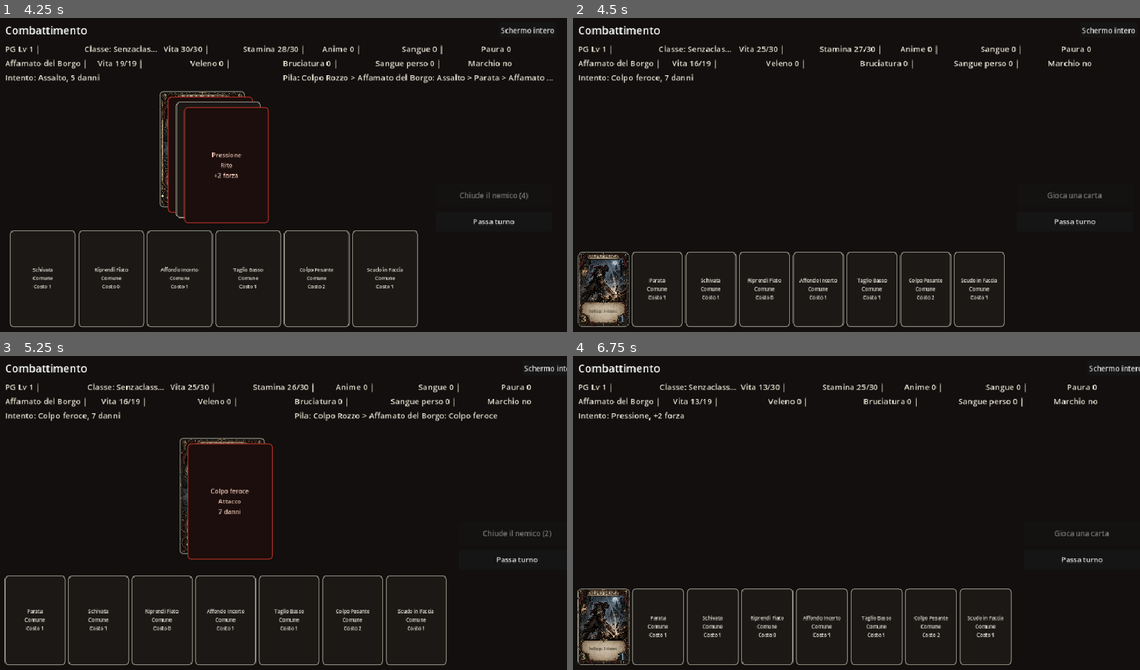
Above: before the commit, frames 1-4 (two rows, left to right).
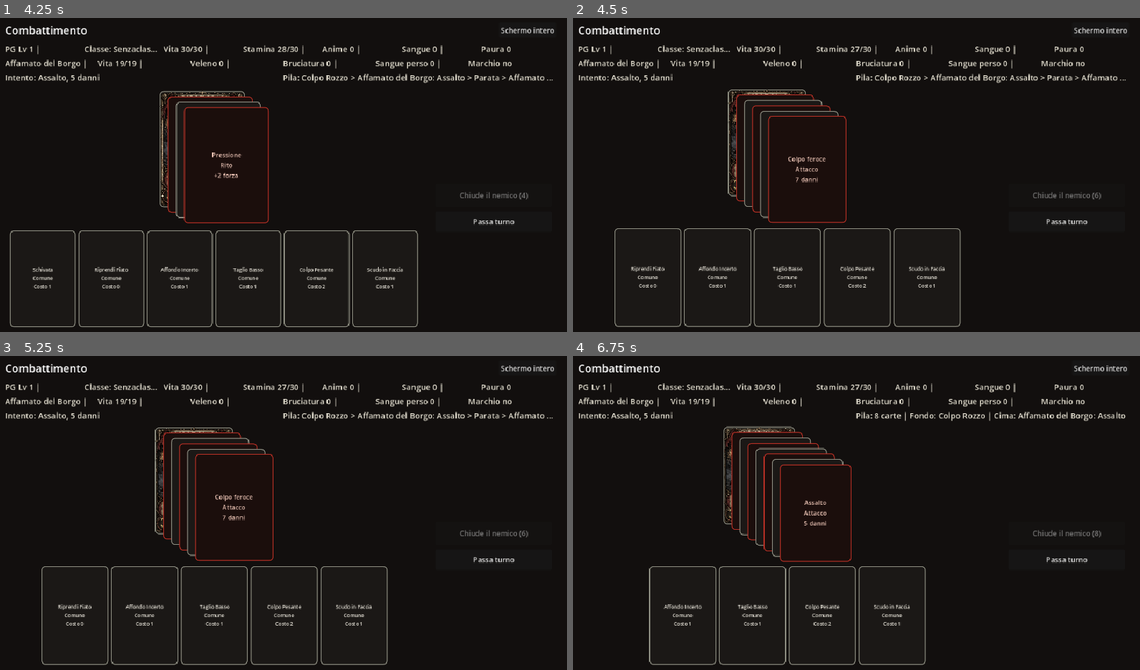
Above: after the commit, the same moments.

Repository: Chivas1504/Gioco
Game: Godot game, scene res://scenes/main.tscn
Two runs of this game, one before a commit and one after it. Both use one fixed random seed, a clock stepped at 60 frames per second and the inputs below.
Inputs (mouse positions are in pixels of both pictures, inside the frame that each line leads up to):
- Up to frame 1 (4.25 s): click "Schermo intero" at 0.5 s; click "Finestra" at 1.25 s; click "Nuova run" at 2 s; click "COLPO ROZZO" at 2.75 s; click "Parata Comune Costo 1" at 3.5 s
- Up to frame 2 (4.5 s): click "Schivata Comune Costo 1" at 4.25 s
- Up to frame 3 (5.25 s): click (28, 626) at 5 s, where only the run before the commit has a clickable "COLPO ROZZO"
- Up to frame 4 (6.75 s): click (607, 619) at 5.75 s, where only the run before the commit has a clickable "Parata Comune Costo 1"; click "Riprendi Fiato Comune Costo 0" at 6.5 s

Frame 1 is identical in both runs. In frame 2, 8.1% of the frame differs, in the area x 0-100%, y 2-99%; in frame 3, 7.6%; in frame 4, 8.3%.

Commit message:
Migliora alternanza e IA pila nemica

Diff:
--- a/scripts/combat/combat_state.gd
+++ b/scripts/combat/combat_state.gd
@@ -27,8 +27,8 @@
 var stamina_refilled_after_combat = false
 var enemy_cards_staged_this_round = 0
 var initiative_rng = RandomNumberGenerator.new()
-const ENEMY_MIN_STACK_TO_RESOLVE = 4
-const ENEMY_MAX_STACK_BEFORE_RESOLVE = 8
+const ENEMY_MIN_STACK_TO_RESOLVE = 6
+const ENEMY_MAX_STACK_BEFORE_RESOLVE = 11
 
 func start_combat(p_run_state: RunState, p_enemy: Dictionary) -> void:
 	run_state = p_run_state
@@ -141,6 +141,7 @@
 		used_class_bonuses.append(CardRules.CLASS_SORCERER)
 	var messages = ["Impili %s. Stamina -%d." % [card.get("name", card_id), cost]]
 	stack_turn_owner = "enemy"
+	messages.append("Tocca al nemico.")
 	_take_enemy_stack_turn(messages)
 	if not ended and stack_turn_owner == "player":
 		if stack_resolver == "player":
@@ -182,7 +183,13 @@
 		return {"ok": false, "message": "Non puoi passare adesso."}
 	var messages = ["Passi il turno senza risolvere la pila."]
 	stack_turn_owner = "enemy"
+	messages.append("Tocca al nemico.")
 	_take_enemy_stack_turn(messages)
+	if not ended and stack_turn_owner == "player":
+		if stack_resolver == "player":
+			messages.append("Torna a te: puoi risolvere, giocare o passare.")
+		else:
+			messages.append("Torna a te: puoi giocare o passare.")
 	return {"ok": true, "message": " ".join(messages)}
 
 
@@ -594,26 +601,31 @@
 
 
 func _enemy_should_resolve_stack_after_play() -> bool:
+	return _enemy_should_resolve_stack_with_roll()
+
+
+func _enemy_should_resolve_stack() -> bool:
+	return _enemy_should_resolve_stack_with_roll()
+
+
+func _enemy_should_resolve_stack_with_roll() -> bool:
 	if staged_stack.size() < 2:
 		return false
-	return (
-		staged_stack.size() >= ENEMY_MAX_STACK_BEFORE_RESOLVE
-		or _enemy_pending_damage_can_defeat_player()
-		or not _player_has_available_stack_action()
-	)
-
-
-func _enemy_should_resolve_stack() -> bool:
-	if staged_stack.size() < 2:
+	if _enemy_pending_damage_can_defeat_player():
+		return true
+	if _player_pending_damage_can_defeat_enemy() and staged_stack.size() < ENEMY_MAX_STACK_BEFORE_RESOLVE:
 		return false
-	if staged_stack.size() < ENEMY_MIN_STACK_TO_RESOLVE and _player_has_available_stack_action():
+	if not _player_has_available_stack_action():
+		return true
+	if staged_stack.size() < ENEMY_MIN_STACK_TO_RESOLVE:
 		return false
-	return (
-		staged_stack.size() >= ENEMY_MAX_STACK_BEFORE_RESOLVE
-		or _enemy_pending_damage_can_defeat_player()
-		or not _player_has_available_stack_action()
-		or staged_stack.size() >= ENEMY_MIN_STACK_TO_RESOLVE
-	)
+	if staged_stack.size() >= ENEMY_MAX_STACK_BEFORE_RESOLVE:
+		return true
+
+	var stack_pressure = float(staged_stack.size() - ENEMY_MIN_STACK_TO_RESOLVE + 1) / float(ENEMY_MAX_STACK_BEFORE_RESOLVE - ENEMY_MIN_STACK_TO_RESOLVE + 1)
+	var damage_pressure = clamp(float(_estimate_enemy_pending_damage()) / max(1.0, float(run_state.health)), 0.0, 1.0)
+	var resolve_chance = clamp(0.12 + stack_pressure * 0.35 + damage_pressure * 0.25, 0.12, 0.75)
+	return initiative_rng.randf() < resolve_chance
 
 
 func _player_has_available_stack_action() -> bool:
@@ -627,6 +639,31 @@
 
 func _enemy_pending_damage_can_defeat_player() -> bool:
 	return _estimate_enemy_pending_damage() >= run_state.health
+
+
+func _player_pending_damage_can_defeat_enemy() -> bool:
+	return _estimate_player_pending_damage() >= int(enemy.get("health", 0))
+
+
+func _estimate_player_pending_damage() -> int:
+	var pending_damage = 0
+	for entry in staged_stack:
+		var stack_entry: Dictionary = entry
+		if String(stack_entry.get("owner", "")) != "player":
+			continue
+		var card_id = String(stack_entry.get("card_id", ""))
+		var card = GameDatabase.get_card(card_id)
+		if card.is_empty():
+			continue
+		var effects: Dictionary = card.get("effects", {})
+		var level = run_state.get_card_level(card_id)
+		var damage = int(effects.get("damage", 0)) + level * int(effects.get("damage_per_level", 0))
+		if effects.has("execute_bonus") and int(enemy.get("health", 0)) <= floori(float(enemy.get("max_health", 1)) / 2.0):
+			damage += int(effects.get("execute_bonus", 0))
+		if effects.has("bonus_if_burning") and int(enemy.get("burn", 0)) > 0:
+			damage += int(effects.get("bonus_if_burning", 0))
+		pending_damage += max(0, damage)
+	return pending_damage
 
 
 func _estimate_enemy_pending_damage() -> int:
